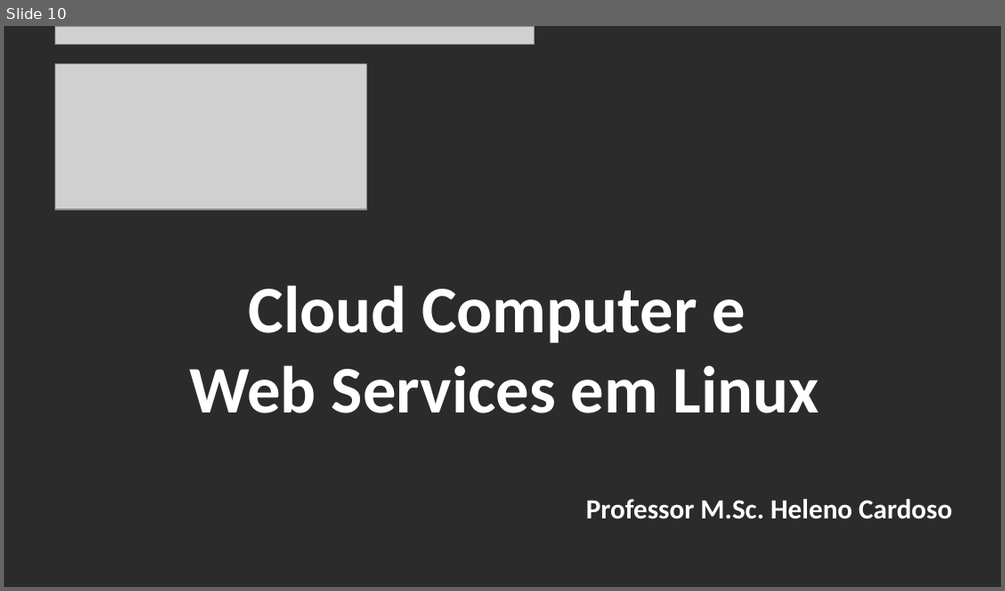
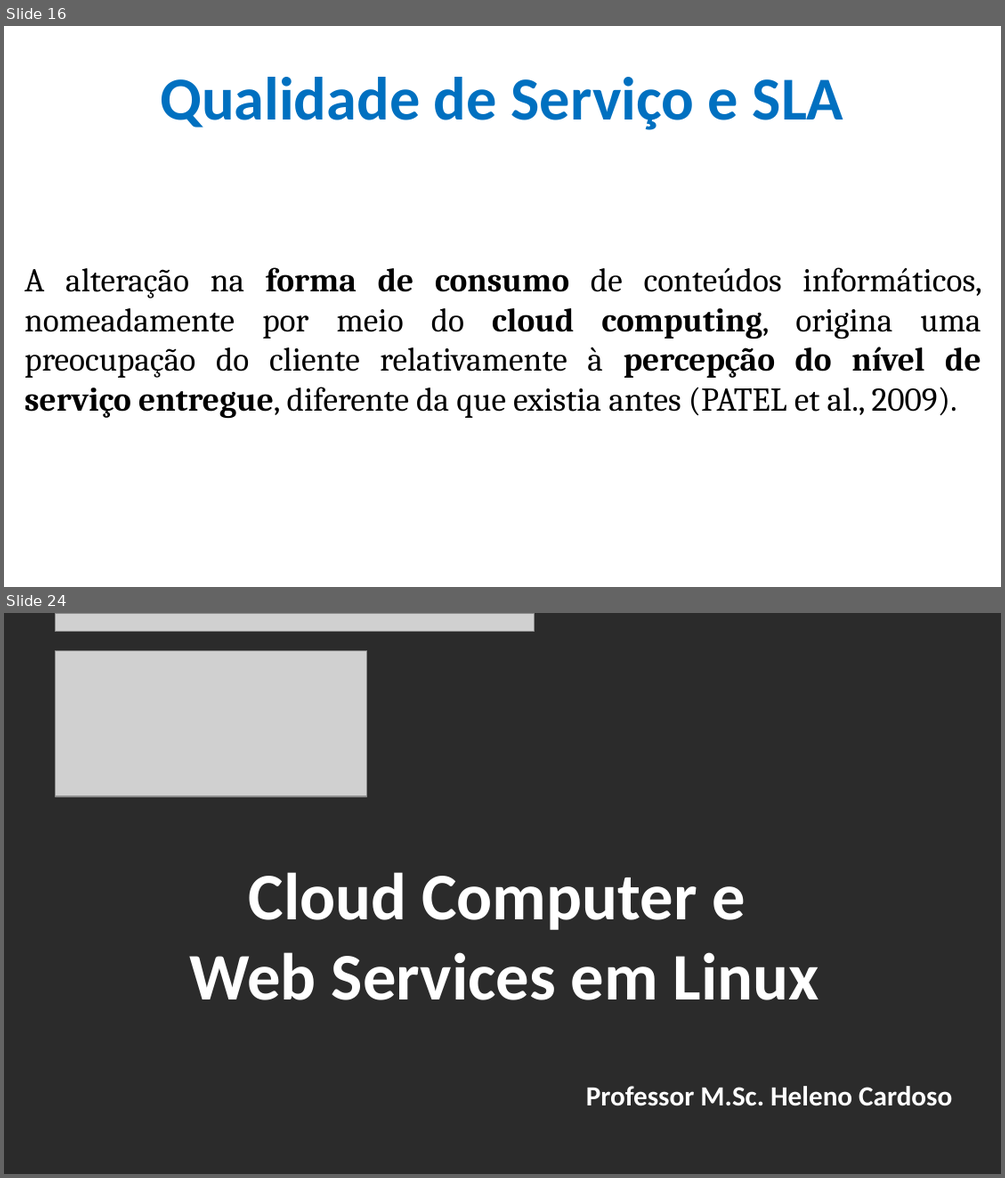
Before and after one commit to CloudEducationBrazil/WydenComputacaoNuvemWebServicesLinux, a slide deck: 01 Classes/Aula 05 - Computação em Nuvem e Web Services em Linux Bilhetagem.pptx. Shown one above the other, each under a label of ours: slide 10 before the commit, slides 16 and 24 after it; the slides between them are not shown. The pictures are 1005x591 and 1005x1178 pixels, drawn with LibreOffice and Linux fonts; fonts in the diff are those of the drawing; grey boxes stand for pictures; background and template pictures are left out; a plain dark background stands for a picture behind light text. Boxes give left, top, right and bottom in pixels: in the first picture for what was removed or moved away, otherwise in the second. Text is boxed around its words. In the diff, an @@ line names an element or a change of style, - is before the commit and + after.

Commit message:
ppt cloud computing SLA 30032023

```diff
--- a/01 Classes/Aula 05 - Computação em Nuvem e Web Services em Linux Bilhetagem.pptx
+++ b/01 Classes/Aula 05 - Computação em Nuvem e Web Services em Linux Bilhetagem.pptx
@@ slide 16 added at (4, 26, 1001, 587), background picture (left out) @@
@@ title added at (160, 77, 844, 130), 44 pt, text #0070C0, bold @@
+Qualidade de Serviço e SLA
@@ text added at (24, 267, 981, 418), 24 pt, text #000000 @@
+A alteração na forma de consumo de conteúdos informáticos, nomeadamente por meio do cloud computing, origina uma preocupação do cliente relativamente à percepção do nível de serviço entregue, diferente da que existia antes (PATEL et al., 2009).
@@ what was slide 10 is now slide 24 @@
```
Also in this commit, not shown: 7 slides changed, 13 other slides added, 3 other files.
